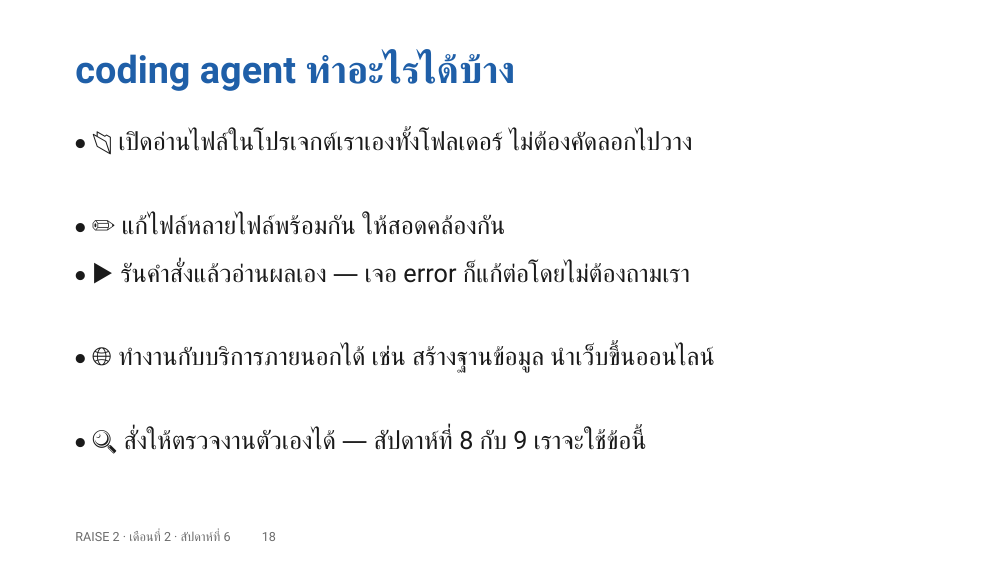
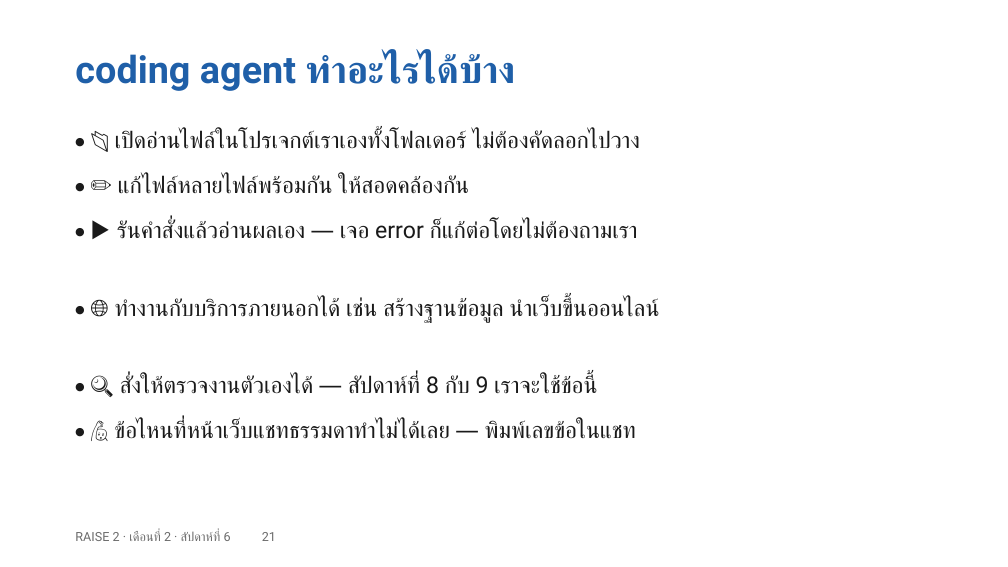
Before and after one commit to cnacha-mfu/raise2-module2, a slide deck: slide 21 of materials/week6/w6-slides.pptx (slide 18 before the commit). Drawn at 1008x567 pixels with LibreOffice and Linux fonts; fonts in the diff are those of the drawing. Boxes give left, top, right and bottom in pixels: in the first picture for what was removed or moved away, otherwise in the second. Text is boxed around its words. In the diff, an @@ line names an element or a change of style, - is before the commit and + after.

```diff
--- a/materials/week6/w6-slides.pptx
+++ b/materials/week6/w6-slides.pptx
@@ text "• ✏️ แก้ไฟล์หลายไฟล์พร้อมกัน ให้สอดคล้องกัน": place and size @@
-text "• ✏️ แก้ไฟล์หลายไฟล์พร้อมกัน ให้สอดคล้องกัน" at (122,215,505,235)
+text "• ✏️ แก้ไฟล์หลายไฟล์พร้อมกัน ให้สอดคล้องกัน" at (118,175,469,194)
@@ text "• ▶️ รันคำสั่งแล้วอ่านผลเอง — เจอ ...": place and size @@
-text "• ▶️ รันคำสั่งแล้วอ่านผลเอง — เจอ ..." at (121,263,690,283)
+text "• ▶️ รันคำสั่งแล้วอ่านผลเอง — เจอ ..." at (117,220,638,239)
@@ text "• 🌐 ทำงานกับบริการภายนอกได้ เช่น สร้างฐานข้อมูล ...": place and size @@
-text "• 🌐 ทำงานกับบริการภายนอกได้ เช่น สร้างฐานข้อมูล ..." at (118,346,713,372)
+text "• 🌐 ทำงานกับบริการภายนอกได้ เช่น สร้างฐานข้อมูล ..." at (115,297,659,323)
@@ size 24 to 22 pt in 5 elements at (115,130,640,149), (118,175,469,194), (117,220,638,239), (115,297,659,323), (120,375,595,394) @@
@@ text "• 🔍 สั่งให้ตรวจงานตัวเองได้ — สัปดาห์ที่ ...": place and size @@
-text "• 🔍 สั่งให้ตรวจงานตัวเองได้ — สัปดาห์ที่ ..." at (124,430,644,450)
+text "• 🔍 สั่งให้ตรวจงานตัวเองได้ — สัปดาห์ที่ ..." at (120,375,595,394)
@@ text added at (114,420,636,439), 22 pt, text #1A1A1A @@
+• 🙋 ข้อไหนที่หน้าเว็บแชทธรรมดาทำไม่ได้เลย — พิมพ์เลขข้อในแชท
@@ text at (75,531,276,541): text changed @@
-RAISE 2 · เดือนที่ 2 · สัปดาห์ที่ 6 18
+RAISE 2 · เดือนที่ 2 · สัปดาห์ที่ 6 21
```
Also in this commit, not shown: 74 other slides changed, 3 slides added, 4 other files.
